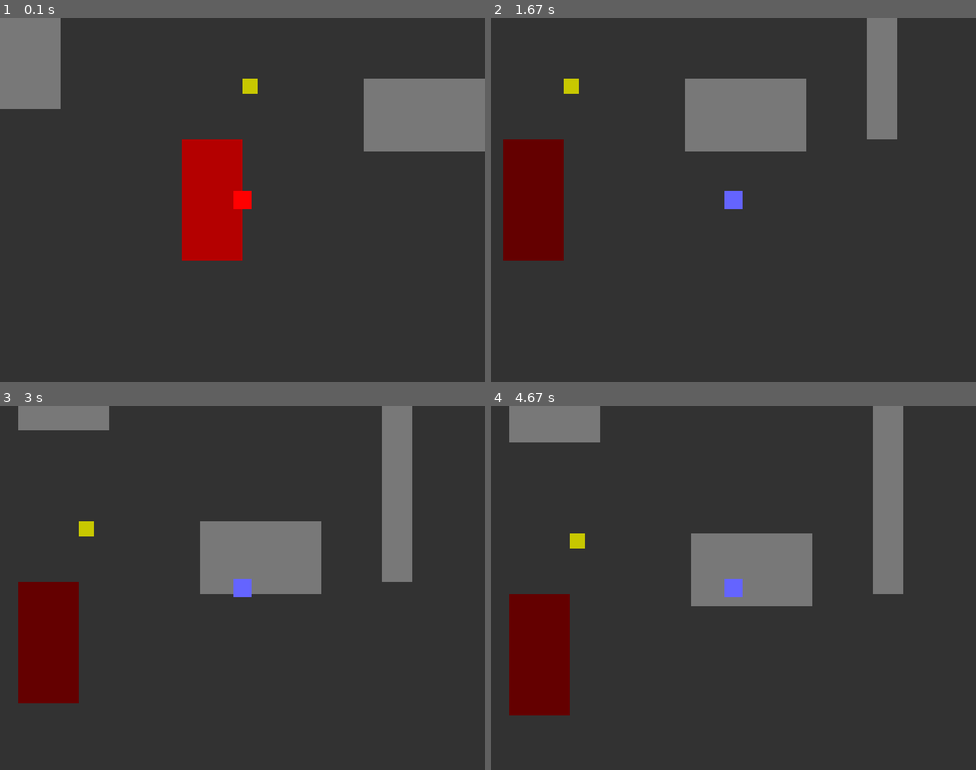
Above: before the commit, frames 1-4 (two rows, left to right).
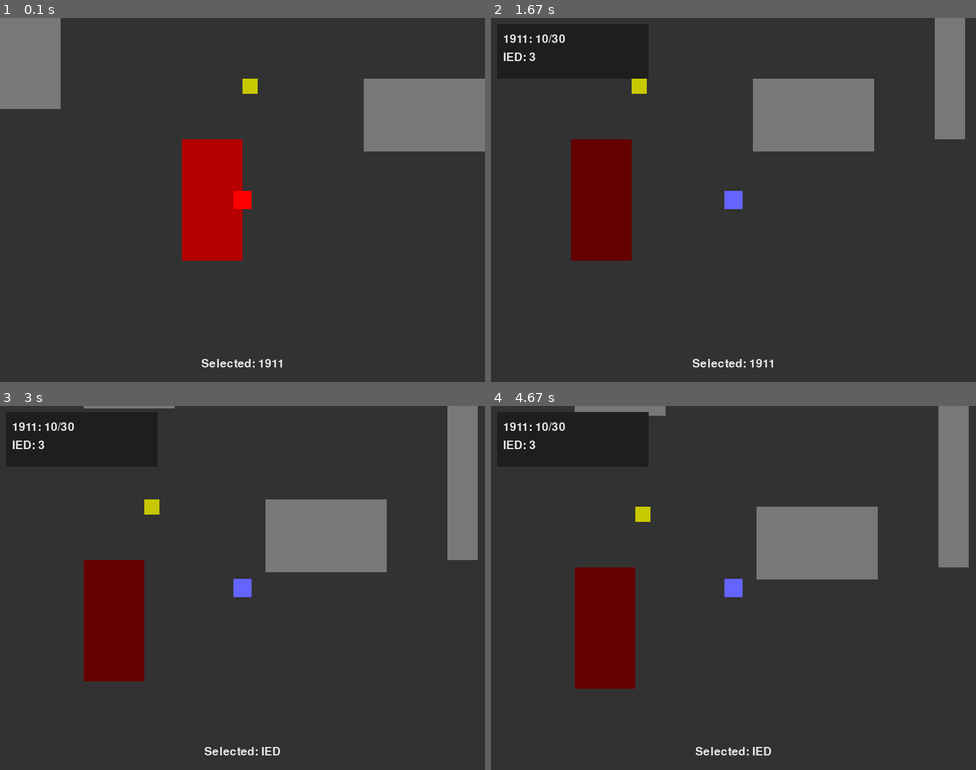
Above: after the commit, the same moments.

Repository: pogingprince/watchdogsclone
Game: pygame game, started from main.py
Two runs of this game, one before a commit and one after it. Both use one fixed random seed, a clock stepped at 60 frames per second and the inputs below.
Inputs:
- Up to frame 1 (0.1 s): no input
- Up to frame 2 (1.67 s): hold L 0.33-0.8 s; hold Right 0.33-0.8 s; tap 1 at 0.83 s; hold Right 1.17-1.63 s
- Up to frame 3 (3 s): hold Up 1.67-1.97 s; tap 2 at 1.82 s; hold Right 2-2.47 s; hold Left from 2.5 s (still down)
- Up to frame 4 (4.67 s): release Left at 3.03 s; hold Down 3.07-3.37 s; tap 2 at 3.22, 4.38 s; hold Left 3.4-3.8 s; tap 1 at 3.55 s; hold Up 3.83-4.2 s; hold Right from 4.23 s (still down)

The runs differ from the first frame. In frame 1, 0.2% of the frame differs, in the area x 41-59%, y 93-96%; in frame 2, 18%; in frame 3, 22%; in frame 4, 23%, in the area x 2-99%, y 0-96%.

Commit message:
I've implemented the player arsenal and weapon selection.
Here are the features I added:
- I reduced the player movement speed for better control.
- I added a `Weapon` class to define weapon attributes.
- The player now has an inventory (`self.inventory`).
- The player starts with a "1911" pistol (10/30 ammo, 90 max) and one "IED" weapon object (3 units).
- For the arsenal UI: Pressing 'L' toggles a display of weapons and ammo.
- For weapon selection: Pressing '1' or '2' selects the corresponding weapon.
- As a current weapon indicator: The name of the selected weapon is displayed on screen.

No actual weapon firing or usage mechanics are implemented in this change.

Diff:
--- a/main.py
+++ b/main.py
@@ -19,7 +19,13 @@
 # For now, using solid colors for zones as per plan
 SOLID_ZONE_NORMAL_COLOR = (100, 0, 0)
 SOLID_ZONE_DETECTED_COLOR = (180, 0, 0)
-PLAYER_SPEED = 5
+PLAYER_SPEED = 3 # Reduced player speed from 5 to 3
+
+# UI Settings
+UI_FONT_SIZE = 28
+UI_TEXT_COLOR = (230, 230, 230) # Light grey/white
+UI_PANEL_COLOR = (30, 30, 30) # Dark background for UI
+UI_FONT = None # Will be initialized after pygame.init()
 
 # World dimensions
 WORLD_WIDTH = 1600
@@ -100,6 +106,16 @@
 
     def update(self, player_rect):
         self.player_is_inside = self.rect.colliderect(player_rect)
+
+# Weapon class
+class Weapon:
+    def __init__(self, name, weapon_type, ammo, max_ammo, clip_size, current_clip_ammo):
+        self.name = name
+        self.weapon_type = weapon_type
+        self.ammo = ammo
+        self.max_ammo = max_ammo
+        self.clip_size = clip_size
+        self.current_clip_ammo = current_clip_ammo
 
 # Player class
 class Player:
@@ -117,6 +133,82 @@
             self.height
         )
         self.speed = PLAYER_SPEED
+        self.inventory = []
+        self.show_arsenal = False # Attribute to control arsenal display
+        self.selected_weapon_index = 0
+        self.current_weapon = None # Will be set after inventory initialization
+        self._initialize_starting_inventory()
+        # Ensure current_weapon is set if inventory is not empty
+        if self.inventory:
+            self.current_weapon = self.inventory[self.selected_weapon_index]
+
+
+    def _initialize_starting_inventory(self):
+        # Create "1911" pistol
+        pistol_1911 = Weapon(
+            name="1911",
+            weapon_type="firearm",
+            ammo=30,
+            max_ammo=90,
+            clip_size=10,
+            current_clip_ammo=10
+        )
+        self.inventory.append(pistol_1911)
+
+        # Create IEDs (one object with ammo=3)
+        ied_explosive = Weapon(
+            name="IED",
+            weapon_type="explosive",
+            ammo=3,
+            max_ammo=3,
+            clip_size=None, # IEDs don't have clips
+            current_clip_ammo=None # No clip, so no ammo in clip
+        )
+        self.inventory.append(ied_explosive)
+
+    def select_weapon(self, index):
+        if 0 <= index < len(self.inventory):
+            self.selected_weapon_index = index
+            self.current_weapon = self.inventory[self.selected_weapon_index]
+        # else: print(f"Invalid weapon index: {index}") # Optional: for debugging
+
+    def draw_arsenal(self, surface):
+        if not self.show_arsenal:
+            return
+
+        panel_x, panel_y = 10, 10
+        panel_width = 250
+        # Dynamically adjust panel height based on number of items, or use a fixed height
+        num_items = len(self.inventory)
+        panel_height = 30 + num_items * 30 # Base height + per item height
+
+        # Draw background panel
+        pygame.draw.rect(surface, UI_PANEL_COLOR, (panel_x, panel_y, panel_width, panel_height))
+
+        text_y_offset = 15 # Initial y offset from panel's top
+        line_height = 30   # Space between lines of text
+
+        for weapon in self.inventory:
+            display_text = ""
+            if weapon.weapon_type == "firearm":
+                display_text = f"{weapon.name}: {weapon.current_clip_ammo}/{weapon.ammo}"
+            elif weapon.weapon_type == "explosive":
+                display_text = f"{weapon.name}: {weapon.ammo}"
+            else:
+                display_text = f"{weapon.name}: N/A" # Fallback for other types
+
+            text_surface = UI_FONT.render(display_text, True, UI_TEXT_COLOR)
+            surface.blit(text_surface, (panel_x + 10, panel_y + text_y_offset))
+            text_y_offset += line_height
+
+    def draw_current_weapon_indicator(self, surface):
+        if self.current_weapon:
+            display_text = f"Selected: {self.current_weapon.name}"
+            text_surface = UI_FONT.render(display_text, True, UI_TEXT_COLOR)
+            # Position at bottom-center of the screen
+            text_x = SCREEN_WIDTH // 2 - text_surface.get_width() // 2
+            text_y = SCREEN_HEIGHT - 40 # 40 pixels from the bottom
+            surface.blit(text_surface, (text_x, text_y))
 
     def draw(self, surface, display_rect): # display_rect is the camera-adjusted rect
         current_color = self.detected_color if self.is_detected else self.normal_color
@@ -150,6 +242,9 @@
 player = Player()
 # Create camera instance
 camera = Camera(WORLD_WIDTH, WORLD_HEIGHT)
+
+# Initialize Font (must be done after pygame.init())
+UI_FONT = pygame.font.Font(None, UI_FONT_SIZE)
 
 # Create environment objects
 environment_objects = [
@@ -186,6 +281,13 @@
                 for cam_obj in camera_objects:
                     if player.rect.colliderect(cam_obj.rect):
                         cam_obj.hack()
+            elif event.key == pygame.K_l: # Toggle arsenal display
+                player.show_arsenal = not player.show_arsenal
+            elif event.key == pygame.K_1:
+                player.select_weapon(0)
+            elif event.key == pygame.K_2:
+                player.select_weapon(1)
+            # Add more keys (K_3, K_4, etc.) if more weapons can be carried
 
     # Get pressed keys
     pressed_keys = pygame.key.get_pressed()
@@ -222,6 +324,12 @@
     # Draw player (using camera.apply to get screen coordinates)
     player.draw(screen, camera.apply(player.rect))
 
+    # Draw Arsenal UI (on top of everything else)
+    player.draw_arsenal(screen)
+
+    # Draw Current Weapon Indicator
+    player.draw_current_weapon_indicator(screen)
+
     # Update the display
     pygame.display.flip()
 
